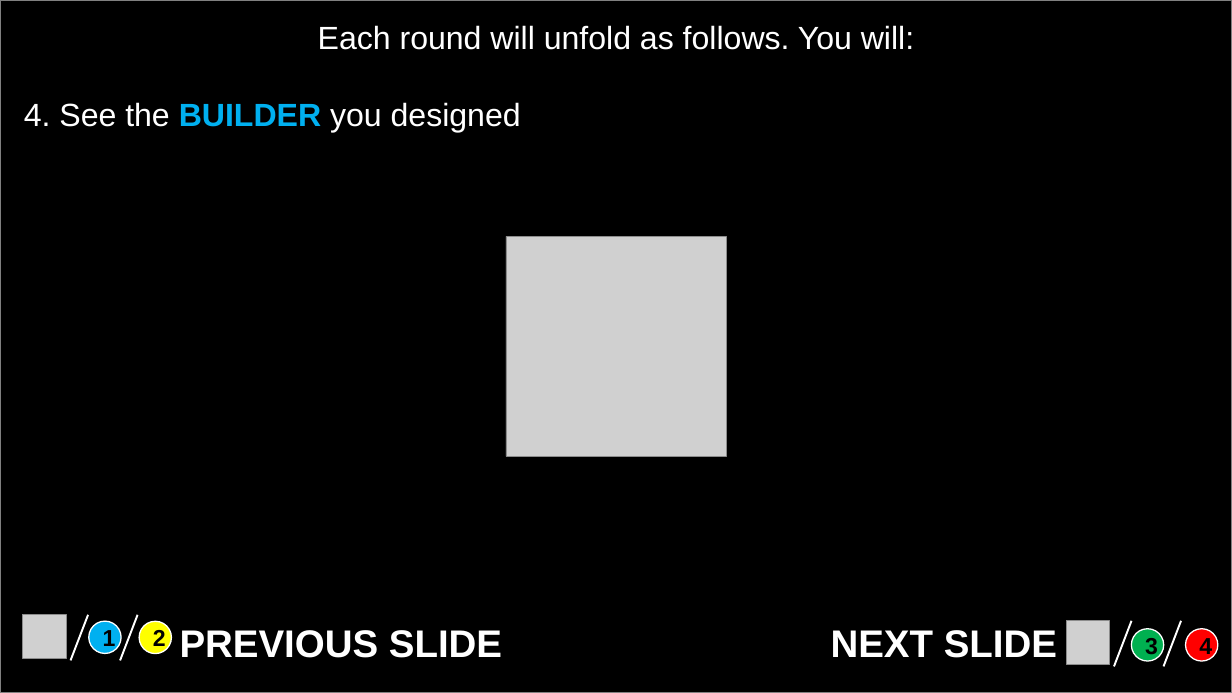
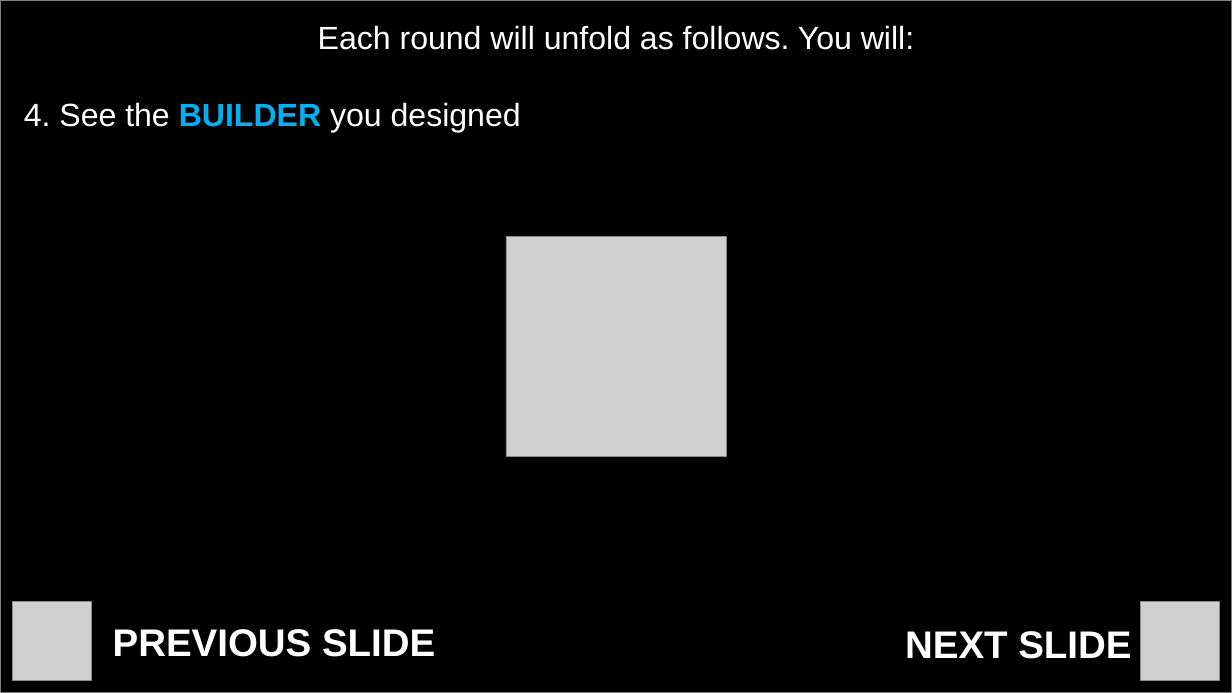
Before and after one commit to BakkourLabRepo/feat-predict_robot-builder-task-psychopy, a slide deck: slide 5 of img/pptx/training.pptx. Drawn at 1232x693 pixels with LibreOffice and Linux fonts; fonts in the diff are those of the drawing; grey boxes stand for pictures. Boxes give left, top, right and bottom in pixels: in the first picture for what was removed or moved away, otherwise in the second. Text is boxed around its words. In the diff, an @@ line names an element or a change of style, - is before the commit and + after.

```diff
--- a/img/pptx/training.pptx
+++ b/img/pptx/training.pptx
@@ picture added at <box>13,602,91,680</box> @@
@@ picture removed at <box>23,615,67,658</box> @@
@@ line removed from (88, 615) to (70, 661) @@
@@ ellipse removed at <box>89,621,121,653</box> @@
-1
@@ text "PREVIOUS SLIDE": place and size @@
-text "PREVIOUS SLIDE" at <box>180,630,502,658</box>
+text "PREVIOUS SLIDE" at <box>113,629,435,657</box>
@@ line removed from (138, 615) to (120, 661) @@
@@ ellipse removed at <box>140,621,172,653</box> @@
-2
@@ text "NEXT SLIDE": place and size @@
-text "NEXT SLIDE" at <box>831,630,1057,658</box>
+text "NEXT SLIDE" at <box>905,631,1131,659</box>
@@ line removed from (1132, 621) to (1115, 666) @@
@@ ellipse removed at <box>1131,628,1164,661</box> @@
-3
@@ picture: place and size @@
-picture at <box>1067,621,1110,665</box>
+picture at <box>1141,602,1220,680</box>
@@ line removed from (1181, 621) to (1164, 666) @@
@@ ellipse removed at <box>1186,628,1218,661</box> @@
-4
```
Also in this commit, not shown: 7 other slides changed, 42 other files.
